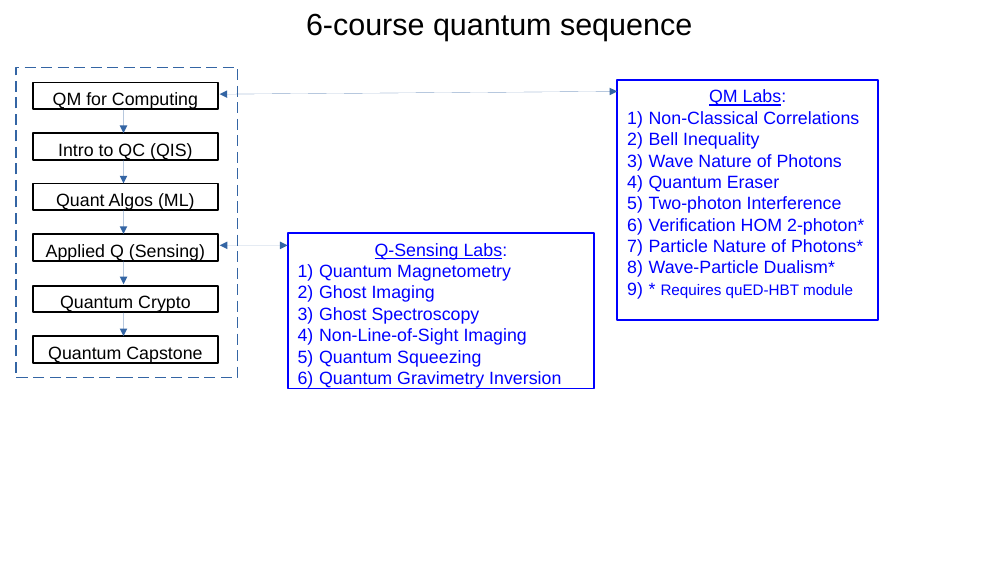
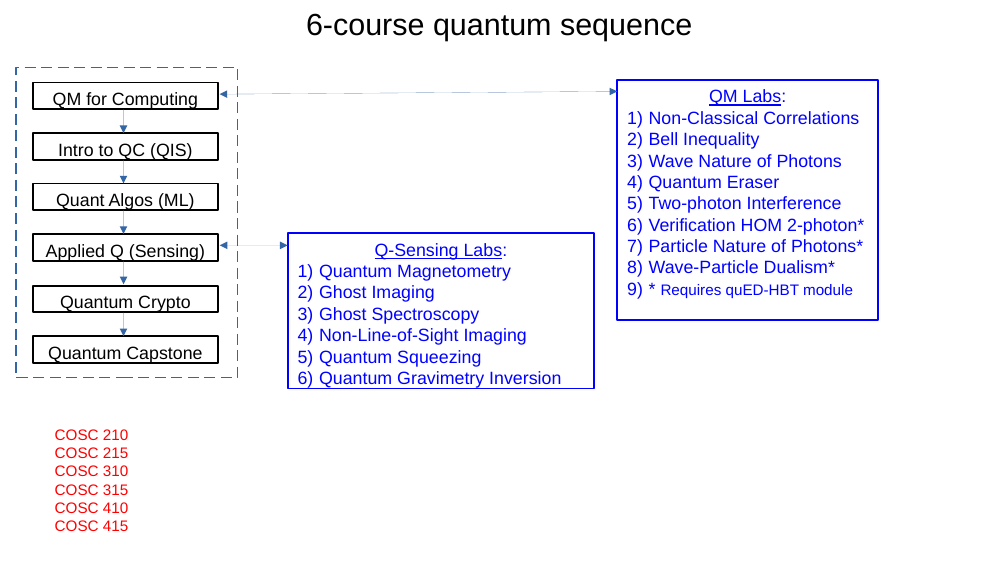
Before and after one commit to qise2023/main, a slide deck: slide 3 of quantum-courses/quantum-course-blocks.pptx. Drawn at 1008x567 pixels with LibreOffice and Linux fonts; fonts in the diff are those of the drawing. Boxes give left, top, right and bottom in pixels: in the first picture for what was removed or moved away, otherwise in the second. Text is boxed around its words. In the diff, an @@ line names an element or a change of style, - is before the commit and + after.

```diff
--- a/quantum-courses/quantum-course-blocks.pptx
+++ b/quantum-courses/quantum-course-blocks.pptx
@@ text added at (x1=55, y1=429, x2=128, y2=531), 12 pt, text #FF0000 @@
+COSC 210
+COSC 215
+COSC 310
+COSC 315
+COSC 410
+COSC 415
```
